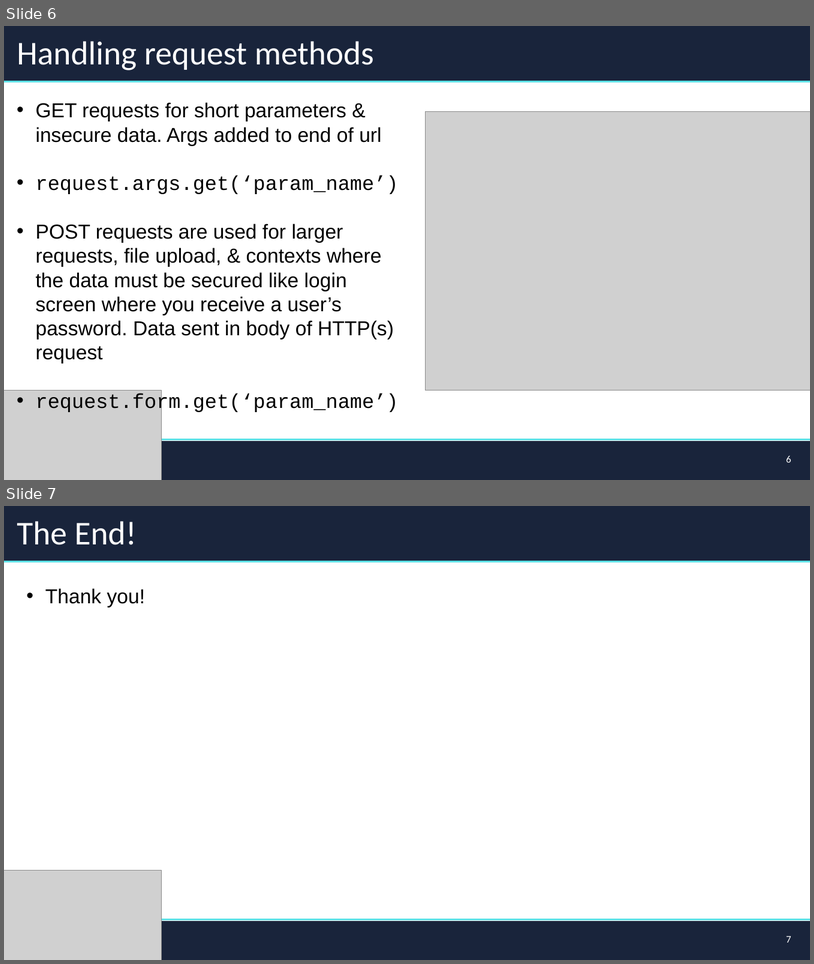
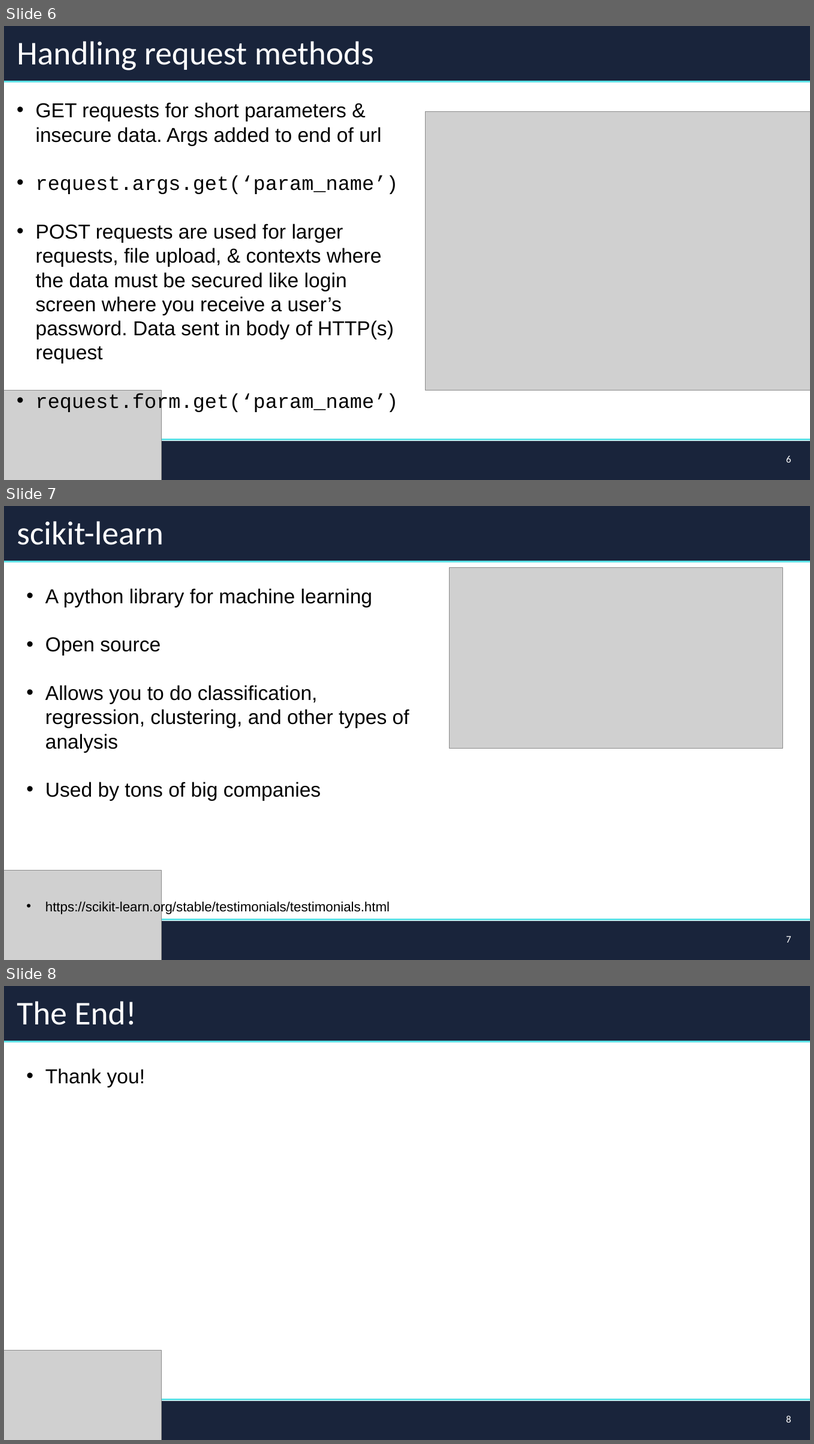
Before and after one commit to FinTechIU/pySupp, a slide deck: FA24/WK7/CodingSessionSeven.pptx. Shown one above the other, each under a label of ours: slides 6 and 7 before the commit, slides 6, 7 and 8 after it. The pictures are 814x964 and 814x1444 pixels, drawn with LibreOffice and Linux fonts; fonts in the diff are those of the drawing; grey boxes stand for pictures. Boxes give left, top, right and bottom in pixels: in the first picture for what was removed or moved away, otherwise in the second. Text is boxed around its words. In the diff, an @@ line names an element or a change of style, - is before the commit and + after.

```diff
--- a/FA24/WK7/CodingSessionSeven.pptx
+++ b/FA24/WK7/CodingSessionSeven.pptx
@@ slide 7 added at bbox=[4, 506, 810, 960], background #FFFFFF @@
@@ rectangle added at bbox=[4, 506, 810, 561], fill #19243B, outline #19243B 1 pt @@
@@ title added at bbox=[17, 521, 164, 545], 39.6 pt, text #FFFFFF @@
+scikit-learn
@@ line added from (4, 562) to (810, 562), #5EE1E6 2.25 pt @@
@@ picture added at bbox=[449, 568, 783, 748] @@
@@ text added at bbox=[45, 588, 410, 914], 24 pt, text #000000 @@
+• A python library for machine learning
+• Open source
+• Allows you to do classification, regression, clustering, and other types of analysis
+• Used by tons of big companies
+• https://scikit-learn.org/stable/testimonials/testimonials.html
@@ picture added at bbox=[4, 870, 162, 960] @@
@@ line added from (4, 919) to (810, 919), #5EE1E6 2.25 pt @@
@@ rectangle added at bbox=[4, 921, 810, 960], fill #19243B, outline #19243B 1 pt @@
@@ page number added at bbox=[786, 936, 791, 942], 12 pt, text #FFFFFF @@
+7
@@ what was slide 7 is now slide 8 @@
@@ page number at bbox=[786, 1415, 791, 1422]: text changed @@
-7
+8
```
Also in this commit, not shown: 2 slides changed, 1 other file.
